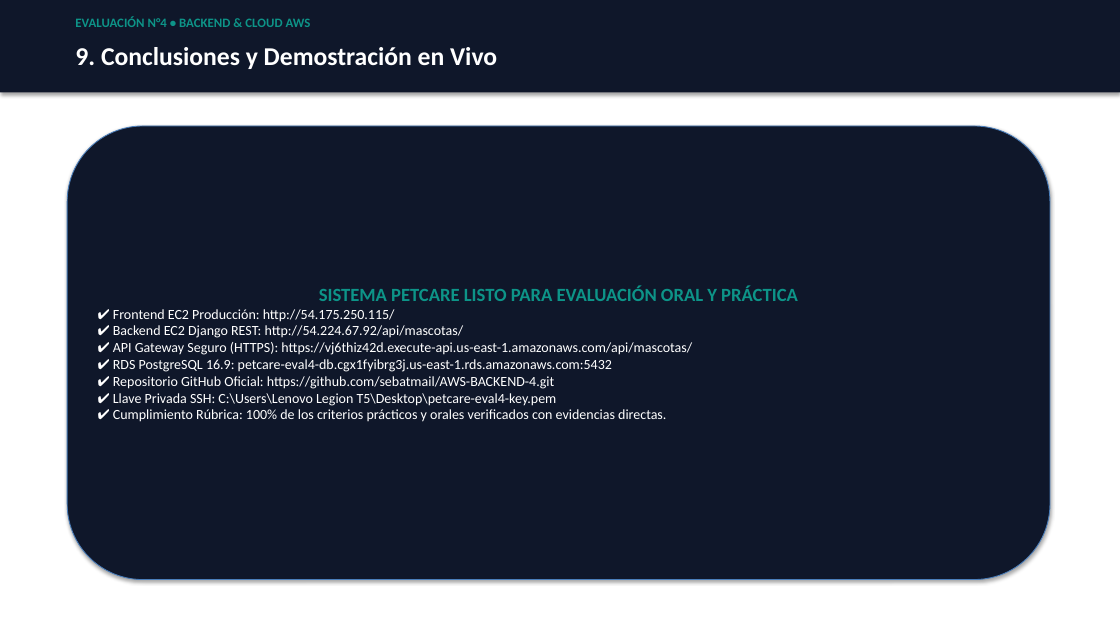
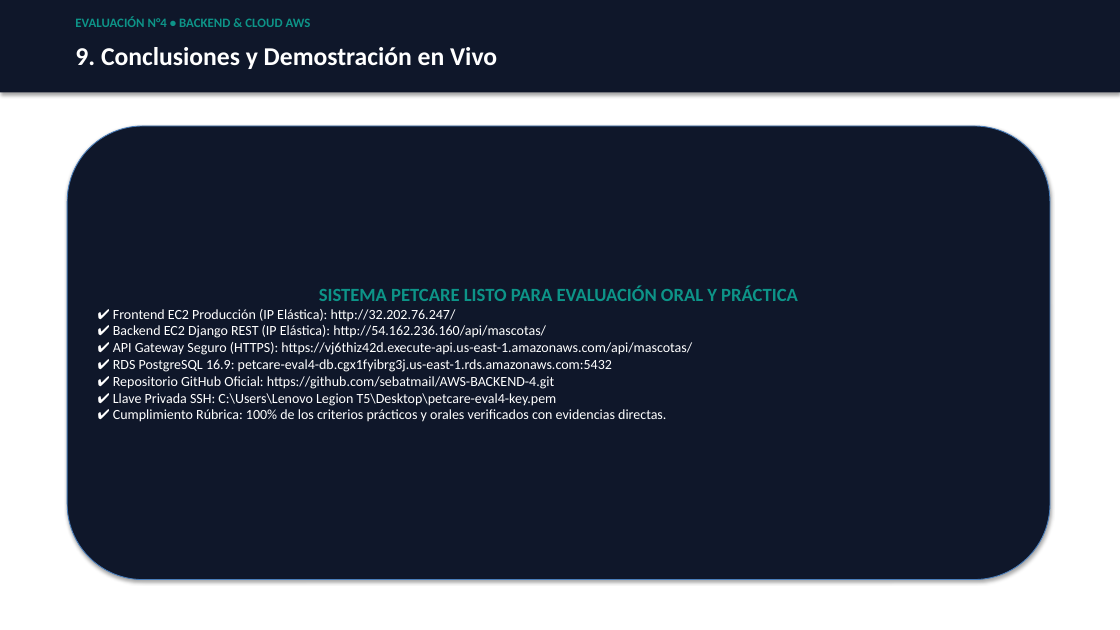
Before and after one commit to sebatmail/AWS-BACKEND-4, a slide deck: slide 10 of docs/PRESENTACION_EVALUACION_4_SEBASTIAN_TORRES.pptx. Drawn at 1120x630 pixels with LibreOffice and Linux fonts; fonts in the diff are those of the drawing. Boxes give left, top, right and bottom in pixels: in the first picture for what was removed or moved away, otherwise in the second. Text is boxed around its words. In the diff, an @@ line names an element or a change of style, - is before the commit and + after.

Commit message:
docs: actualizar presentación PPTX con IPs elásticas

```diff
--- a/docs/PRESENTACION_EVALUACION_4_SEBASTIAN_TORRES.pptx
+++ b/docs/PRESENTACION_EVALUACION_4_SEBASTIAN_TORRES.pptx
@@ text in rounded rectangle at <box>113,309,546,338</box>: text changed @@
-✔ Frontend EC2 Producción: http://54.175.250.115/
-✔ Backend EC2 Django REST: http://54.224.67.92/api/mascotas/
+✔ Frontend EC2 Producción (IP Elástica): http://32.202.76.247/
+✔ Backend EC2 Django REST (IP Elástica): http://54.162.236.160/api/mascotas/
```
Also in this commit, not shown: 5 other slides changed.
